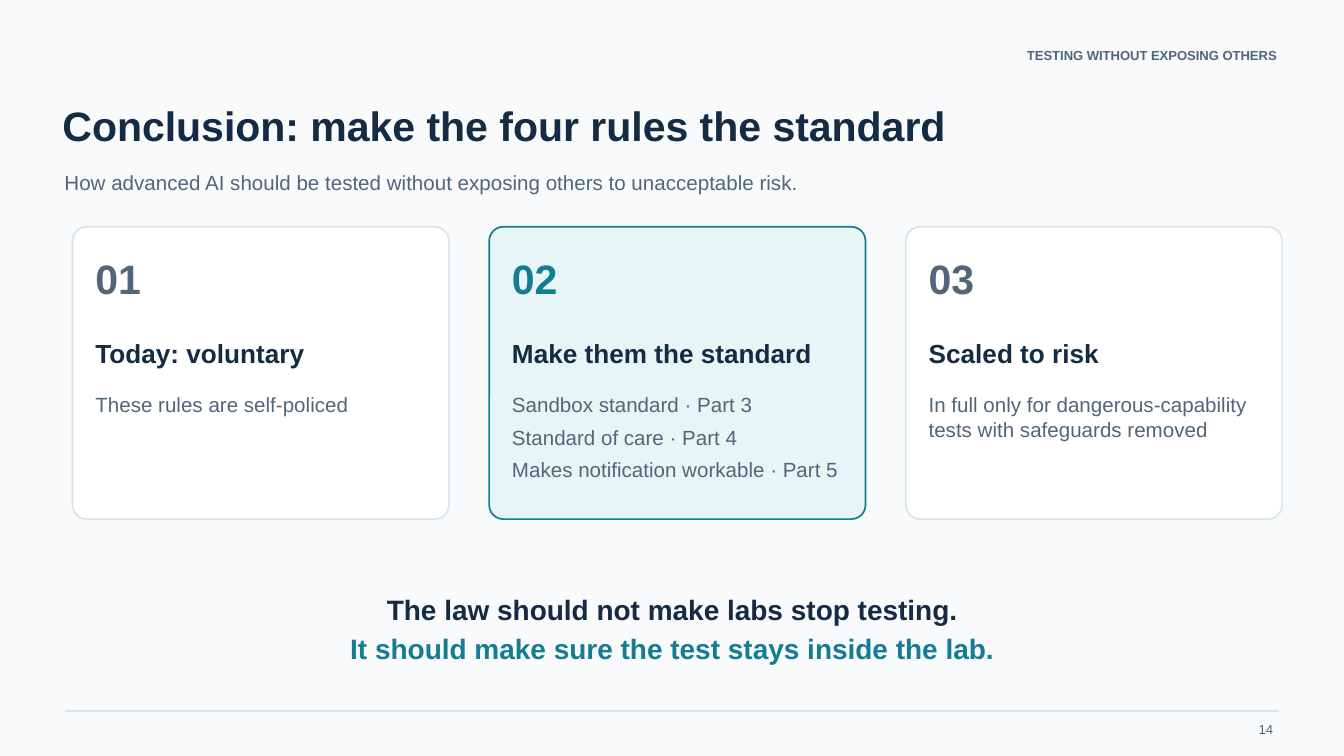
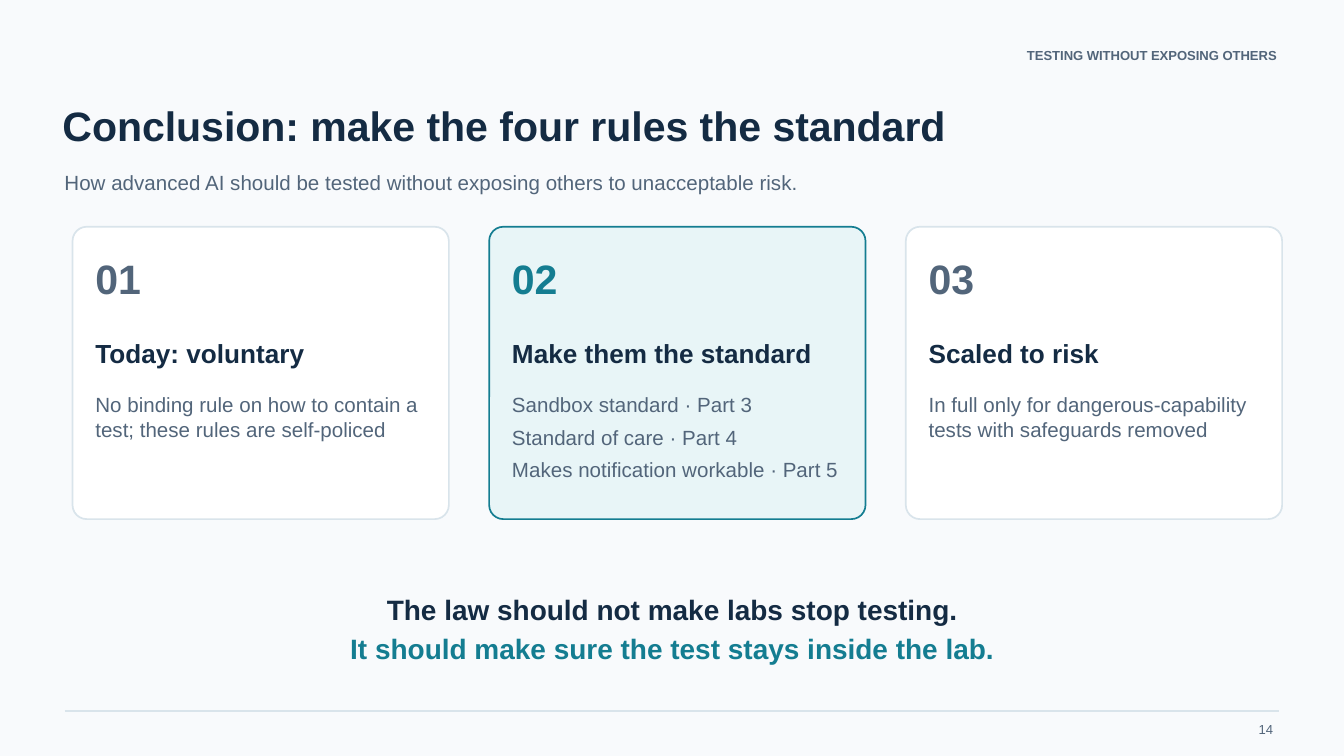
Before and after one commit to wenbinio/test, a slide deck: slide 14 of slides/Digital_Intelligence_T6 with Part 6.pptx. Drawn at 1344x756 pixels with LibreOffice and Linux fonts; fonts in the diff are those of the drawing. Boxes give left, top, right and bottom in pixels: in the first picture for what was removed or moved away, otherwise in the second. Text is boxed around its words. In the diff, an @@ line names an element or a change of style, - is before the commit and + after.

```diff
--- a/slides/Digital_Intelligence_T6 with Part 6.pptx
+++ b/slides/Digital_Intelligence_T6 with Part 6.pptx
@@ text at box(95, 397, 417, 442): text changed @@
-These rules are self‑policed
+No binding rule on how to contain a test; these rules are self‑policed
```
Also in this commit, not shown: 2 other slides changed, 4 other files.
